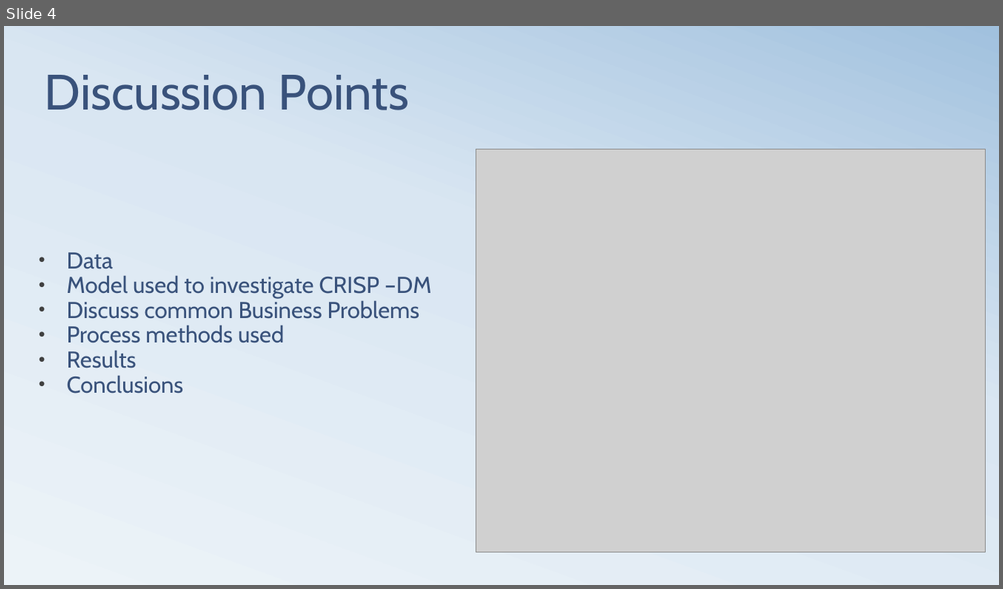
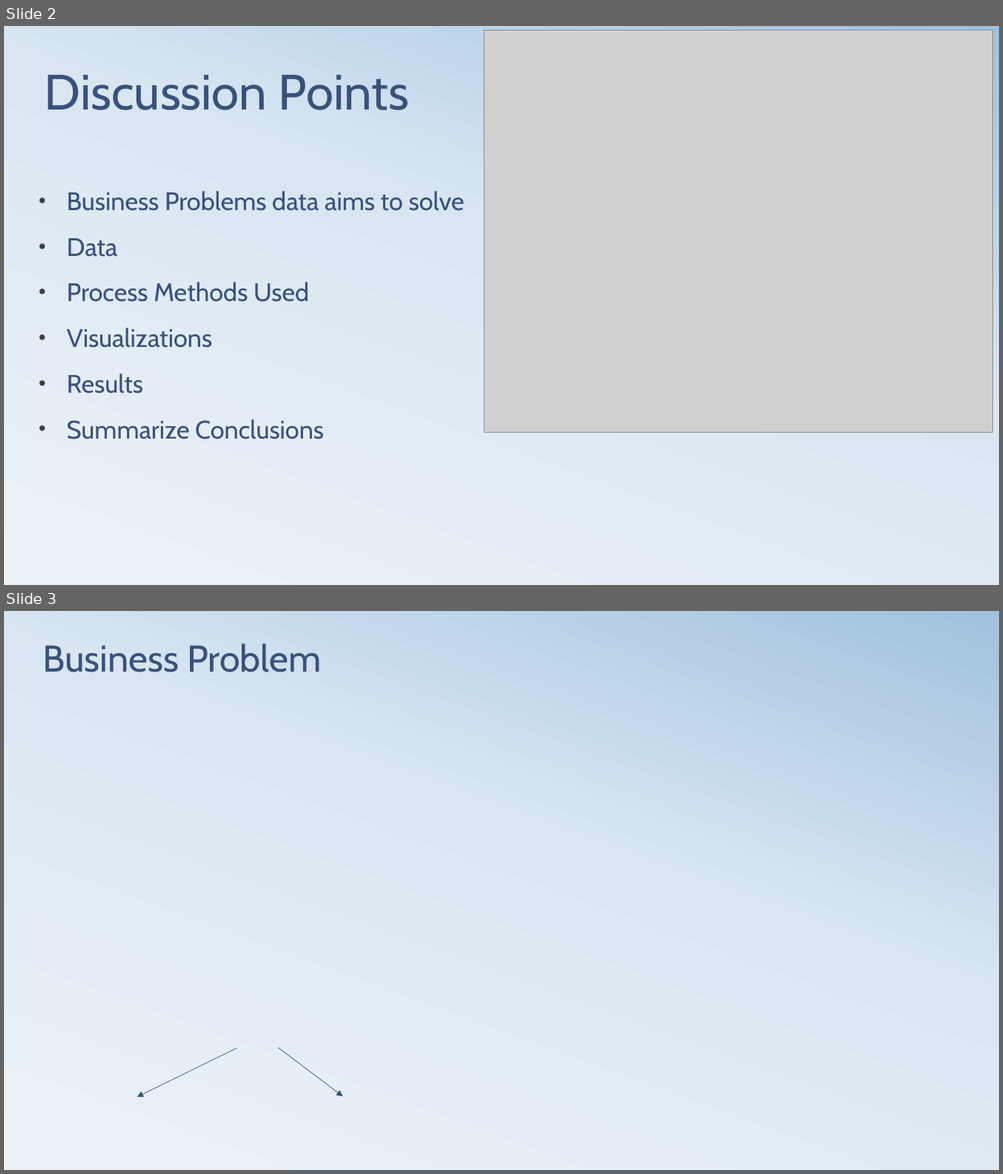
Before and after one commit to githosted/CAPSTONE, a slide deck: Capstone.pptx. Shown one above the other, each under a label of ours: slide 4 before the commit, slides 2 and 3 after it. The pictures are 1003x589 and 1003x1174 pixels, drawn with LibreOffice and Linux fonts; fonts in the diff are those of the drawing; grey boxes stand for pictures. Boxes give left, top, right and bottom in pixels: in the first picture for what was removed or moved away, otherwise in the second. Text is boxed around its words. In the diff, an @@ line names an element or a change of style, - is before the commit and + after.

```diff
--- a/Capstone.pptx
+++ b/Capstone.pptx
@@ slide 3 added at (4,611,999,1170), background gradient #ECF3F8 to #D9E6F2 to #A1C1DE @@
@@ title added at (42,644,321,672), 36 pt, text #39527B @@
+Business Problem
@@ arrow added from (237, 1048) to (136, 1097), #39527B 0.5 pt @@
@@ arrow added from (278, 1048) to (343, 1096), #39527B 0.5 pt @@
@@ what was slide 4 is now slide 2 @@
@@ slide 2 changed as well @@
@@ picture: place and size @@
-picture at (476,150,985,553)
+picture at (484,30,993,432)
@@ text "Business Problems data aims to ...": place and size @@
-text "Business Problems data aims to ..." at (67,252,431,394)
+text "Business Problems data aims to ..." at (67,191,464,440)
@@ text at (67,191,464,211): paragraph added @@
+• Business Problems data aims to solve
@@ text at (67,238,143,394): size 22.2 to 24.5 pt in "Data", "Results"; line spacing 0.9 to 1.5 @@
@@ text at (67,282,309,348): text changed; size 22.2 to 24.5 pt @@
-• Model used to investigate CRISP –DM
-• Discuss common Business Problems
-• Process methods used
+• Process Methods Used
+• Visualizations
@@ text at (67,420,324,440): text changed; size 22.2 to 24.5 pt @@
-• Conclusions
+• Summarize Conclusions
```
Also in this commit, not shown: 4 other slides changed, 2 other slides added, 3 slides removed, 3 other files.
